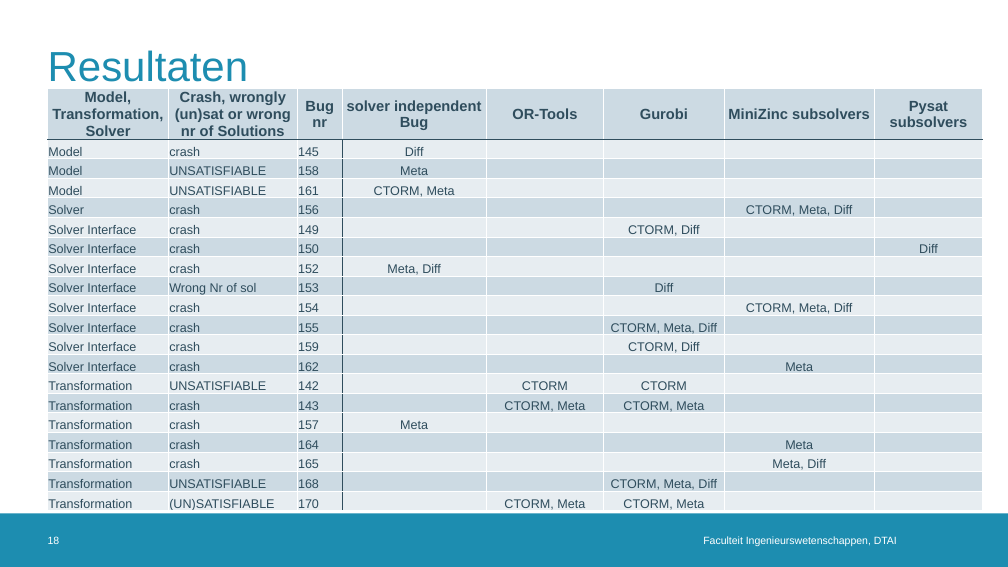
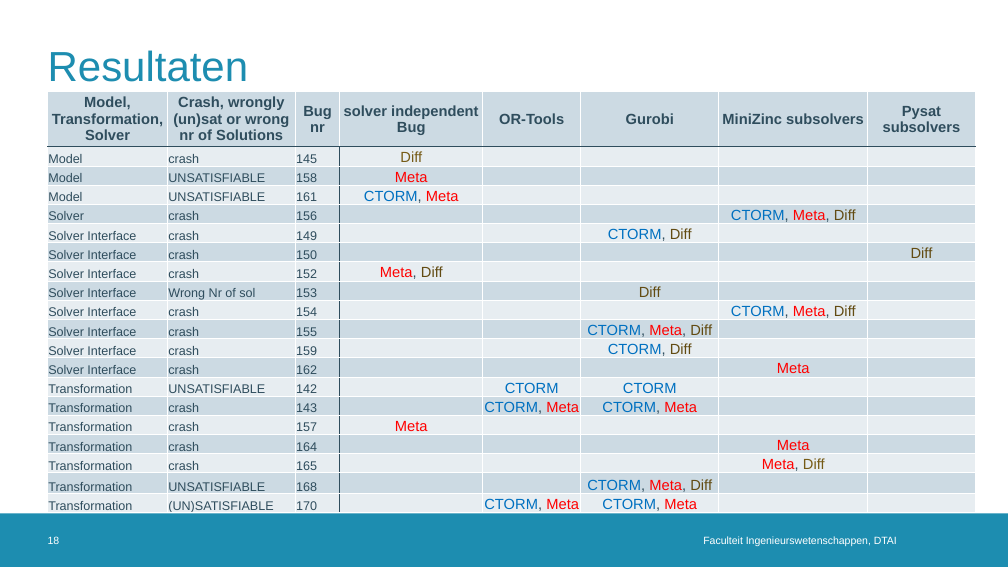
Before and after one commit to rubenkindt/Masterproef-paper-RubenKindt, a slide deck: slide 18 of Milestones/M3 december presentation/M3.pptx. Drawn at 1008x567 pixels with LibreOffice and Linux fonts; fonts in the diff are those of the drawing; background and template pictures are left out. Boxes give left, top, right and bottom in pixels: in the first picture for what was removed or moved away, otherwise in the second. Text is boxed around its words. In the diff, an @@ line names an element or a change of style, - is before the commit and + after.

```diff
--- a/Milestones/M3 december presentation/M3.pptx
+++ b/Milestones/M3 december presentation/M3.pptx
@@ table at (48, 91, 975, 516) @@
@@ size 12 to 14 pt in "Diff", "Meta", "CTORM, Meta", "CTORM, Meta, Diff" and 18 more places @@
@@ text colour #2F4D5D to #765B16 in "Diff", "Diff" @@
@@ text colour #2F4D5D to #FF0000 in "Meta", "Meta", "Meta,", "Meta," and 11 more places @@
@@ text colour #2F4D5D to #0070C0 in "CTORM,", "CTORM,", "CTORM,", "CTORM," and 9 more places @@
@@ text colour #2F4D5D to #624B12 in "Diff", "Diff", "Diff", "Diff" and 5 more places @@
@@ table: place and size @@
-table at (48, 88, 982, 514)
+table at (48, 91, 975, 516)
```
Also in this commit, not shown: 9 other slides changed, 7 slides added, 1 other file.
